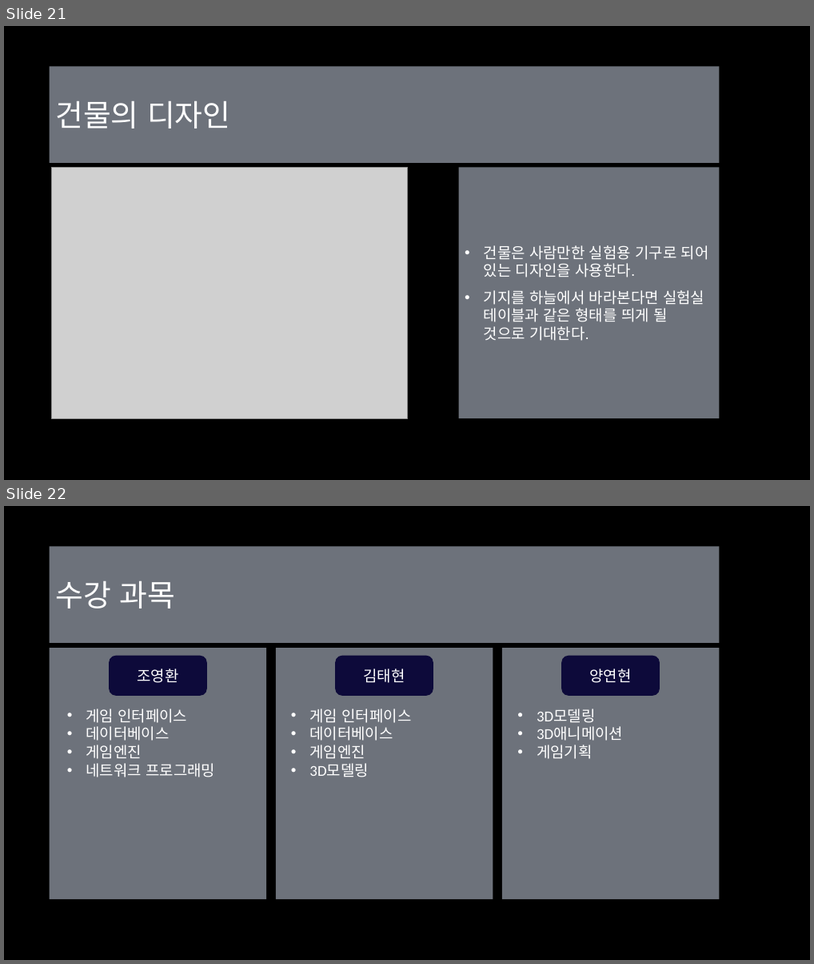
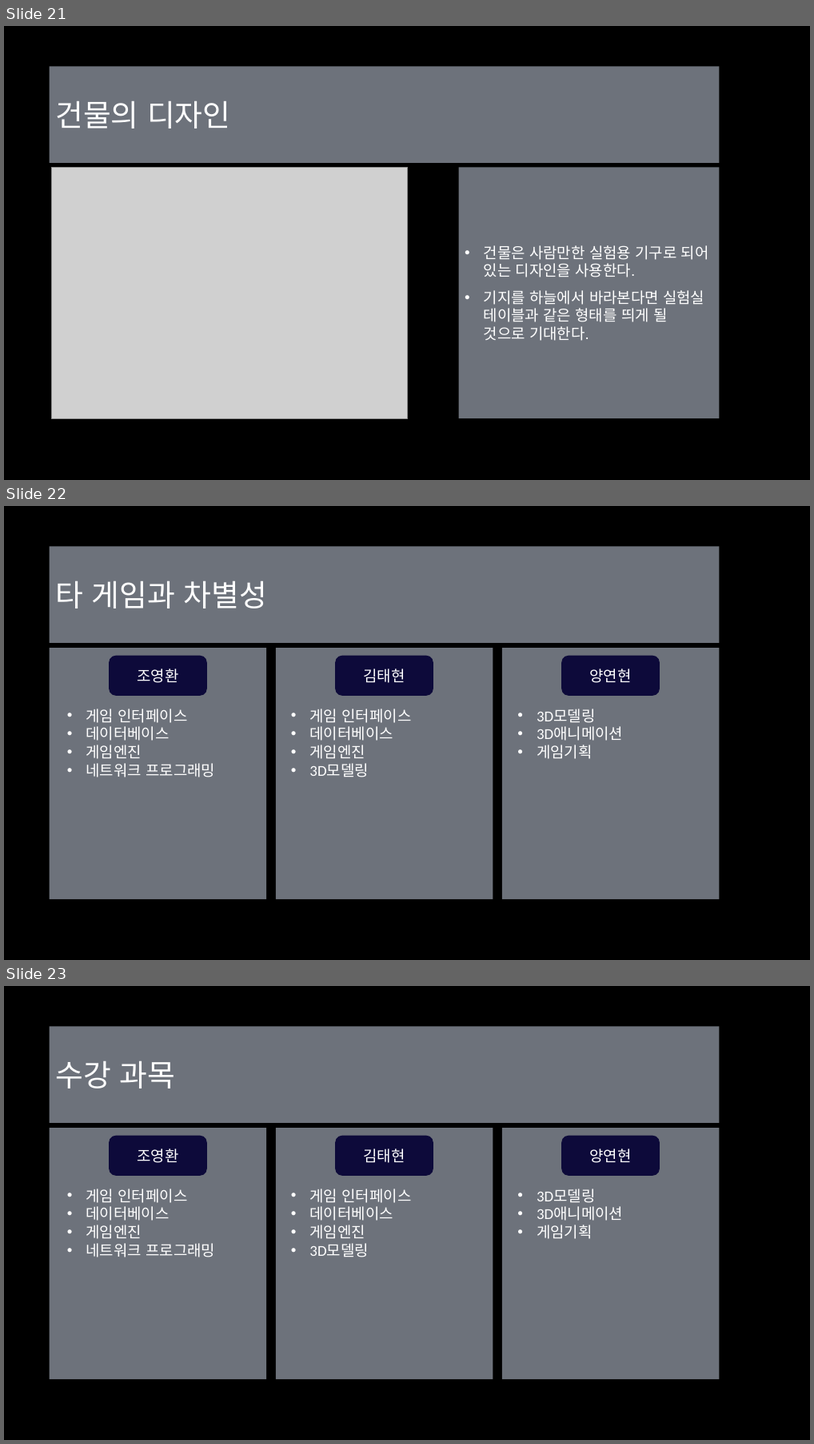
Before and after one commit to Eva-go/Capstone_Project, a slide deck: 문서/마지막 달 조영환,김태현,양영현.pptx. Shown one above the other, each under a label of ours: slides 21 and 22 before the commit, slides 21, 22 and 23 after it. The pictures are 814x964 and 814x1444 pixels, drawn with LibreOffice and Linux fonts; fonts in the diff are those of the drawing; grey boxes stand for pictures; background and template pictures are left out. Boxes give left, top, right and bottom in pixels: in the first picture for what was removed or moved away, otherwise in the second. Text is boxed around its words. In the diff, an @@ line names an element or a change of style, - is before the commit and + after.

```diff
--- a/문서/마지막 달 조영환,김태현,양영현.pptx
+++ b/문서/마지막 달 조영환,김태현,양영현.pptx
@@ slide 22 added at <box>4,506,810,960</box>, background picture (left out) @@
@@ title added at <box>50,547,720,643</box>, fill #DAE5F6 at 50% opacity, 36 pt, text #FFFFFF @@
+타 게임과 차별성
@@ rectangle added at <box>50,648,266,899</box>, fill #DAE5F6 at 50% opacity @@
@@ rectangle added at <box>276,648,493,899</box>, fill #DAE5F6 at 50% opacity @@
@@ rectangle added at <box>502,648,720,899</box>, fill #DAE5F6 at 50% opacity @@
@@ rounded rectangle added at <box>110,656,206,695</box>, fill #0D0A3A, outline #0D0A3A 1.5 pt, 18 pt, text #FFFFFF @@
+조영환
@@ rounded rectangle added at <box>336,656,433,695</box>, fill #0D0A3A, outline #0D0A3A 1.5 pt, 18 pt, text #FFFFFF @@
+김태현
@@ rounded rectangle added at <box>562,656,659,695</box>, fill #0D0A3A, outline #0D0A3A 1.5 pt, 18 pt, text #FFFFFF @@
+양연현
@@ text added at <box>86,708,215,777</box>, 18 pt, text #FFFFFF @@
+• 게임 인터페이스
+• 데이터베이스
+• 게임엔진
+• 네트워크 프로그래밍
@@ text added at <box>310,708,412,777</box>, 18 pt, text #FFFFFF @@
+• 게임 인터페이스
+• 데이터베이스
+• 게임엔진
+• 3D모델링
@@ text added at <box>537,708,623,759</box>, 18 pt, text #FFFFFF @@
+• 3D모델링
+• 3D애니메이션
+• 게임기획
@@ what was slide 22 is now slide 23 @@
```
Also in this commit, not shown: 6 slides changed, 1 other slide added, 13 other files.
